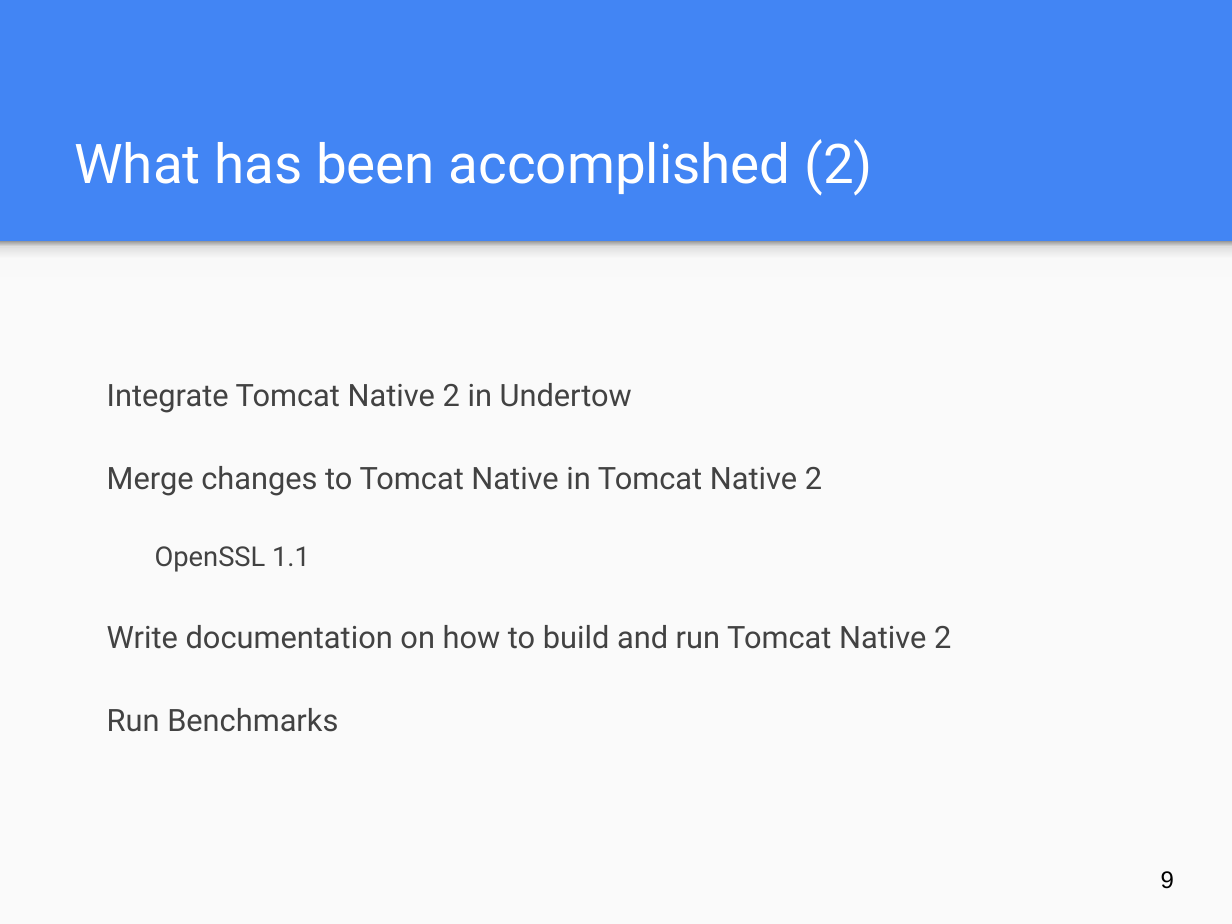
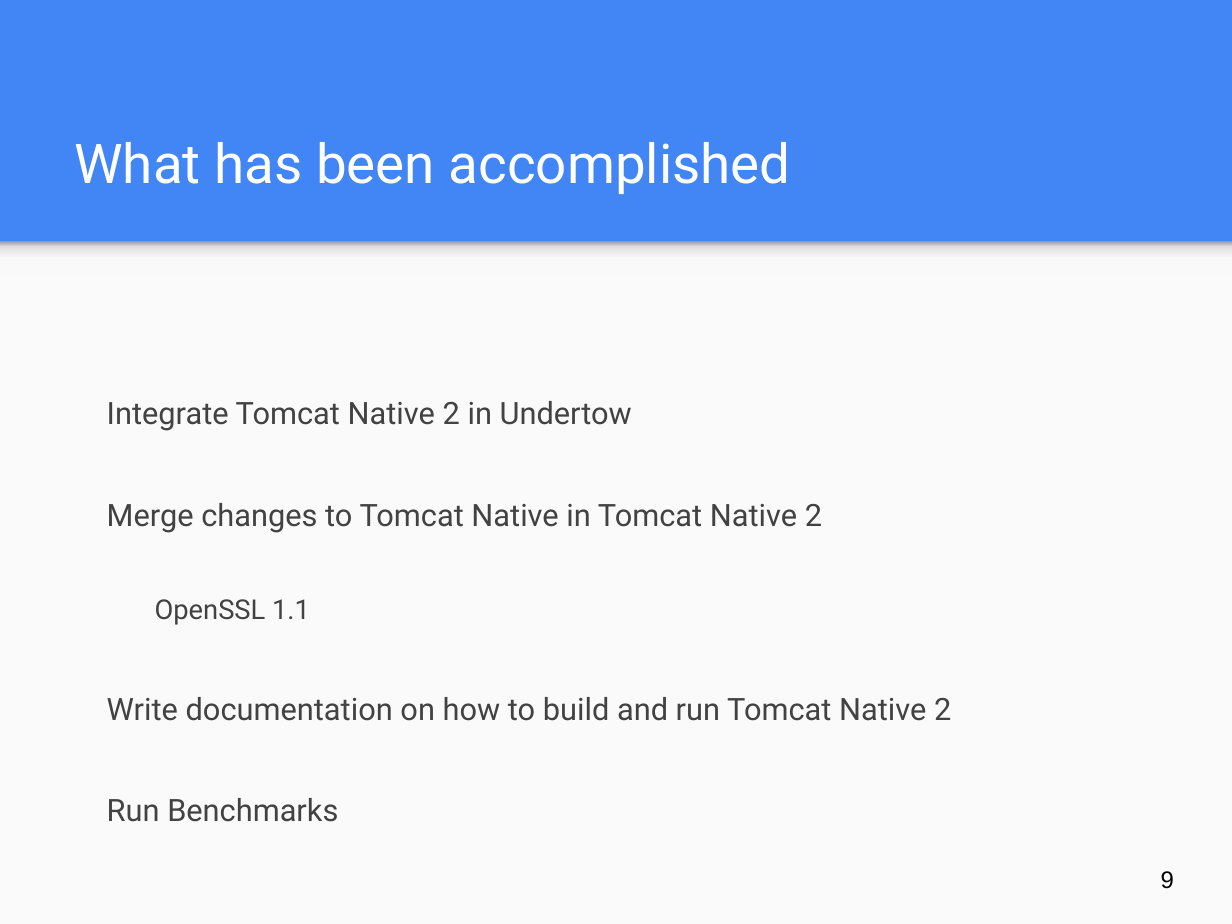
Before and after one commit to jocelynthode/tomcat-native2-doc, a slide deck: slide 9 of final-pres/final_workshop_pres.pptx. Drawn at 1232x924 pixels with LibreOffice and Linux fonts; fonts in the diff are those of the drawing. Boxes give left, top, right and bottom in pixels: in the first picture for what was removed or moved away, otherwise in the second. Text is boxed around its words. In the diff, an @@ line names an element or a change of style, - is before the commit and + after.

```diff
--- a/final-pres/final_workshop_pres.pptx
+++ b/final-pres/final_workshop_pres.pptx
@@ title at bbox=[74, 142, 791, 194]: text changed @@
-What has been accomplished (2)
+What has been accomplished
@@ text "Integrate Tomcat Native 2 in ..." at bbox=[107, 401, 951, 822]: line spacing 1.5 to 2 @@
```
Also in this commit, not shown: 7 other slides changed, 2 slides added, 1 slide removed, 1 other file.
